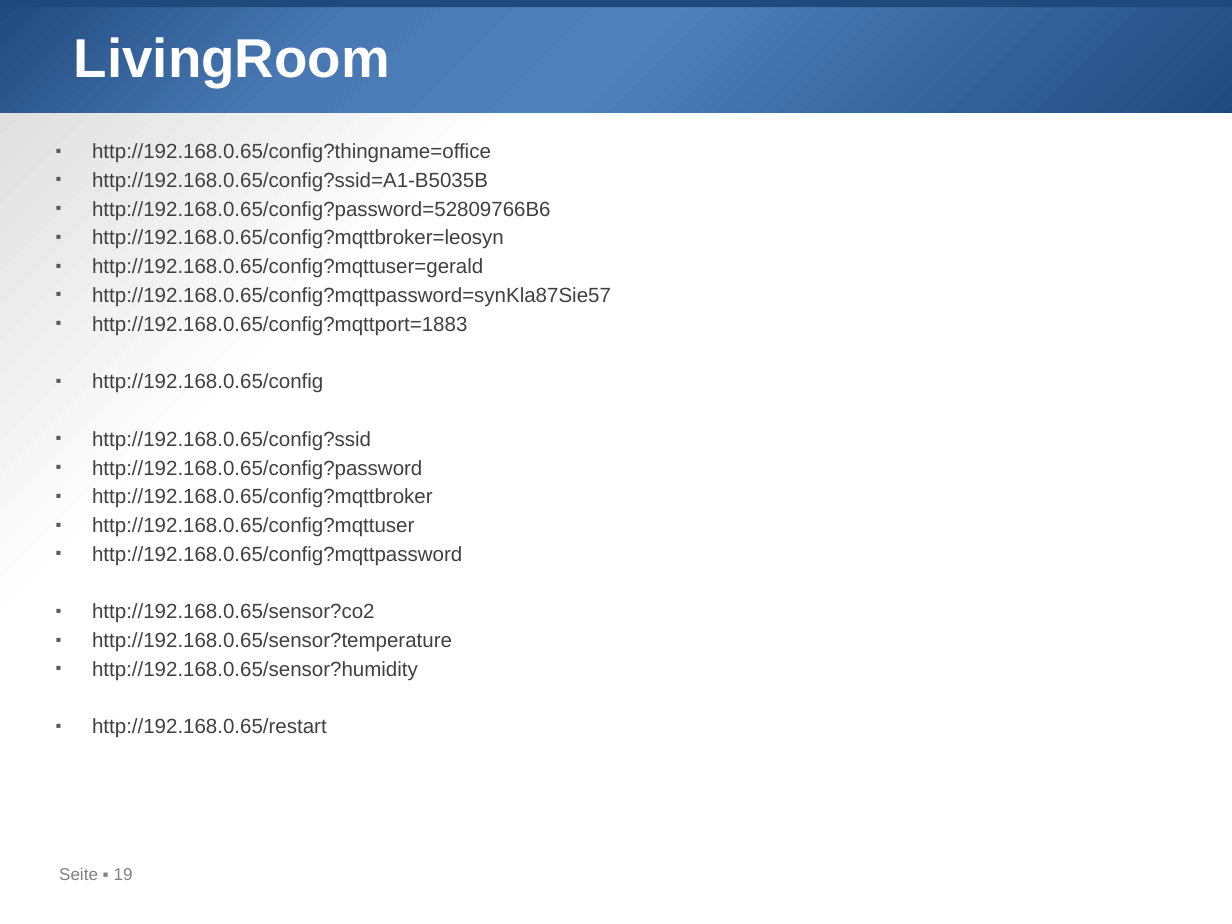
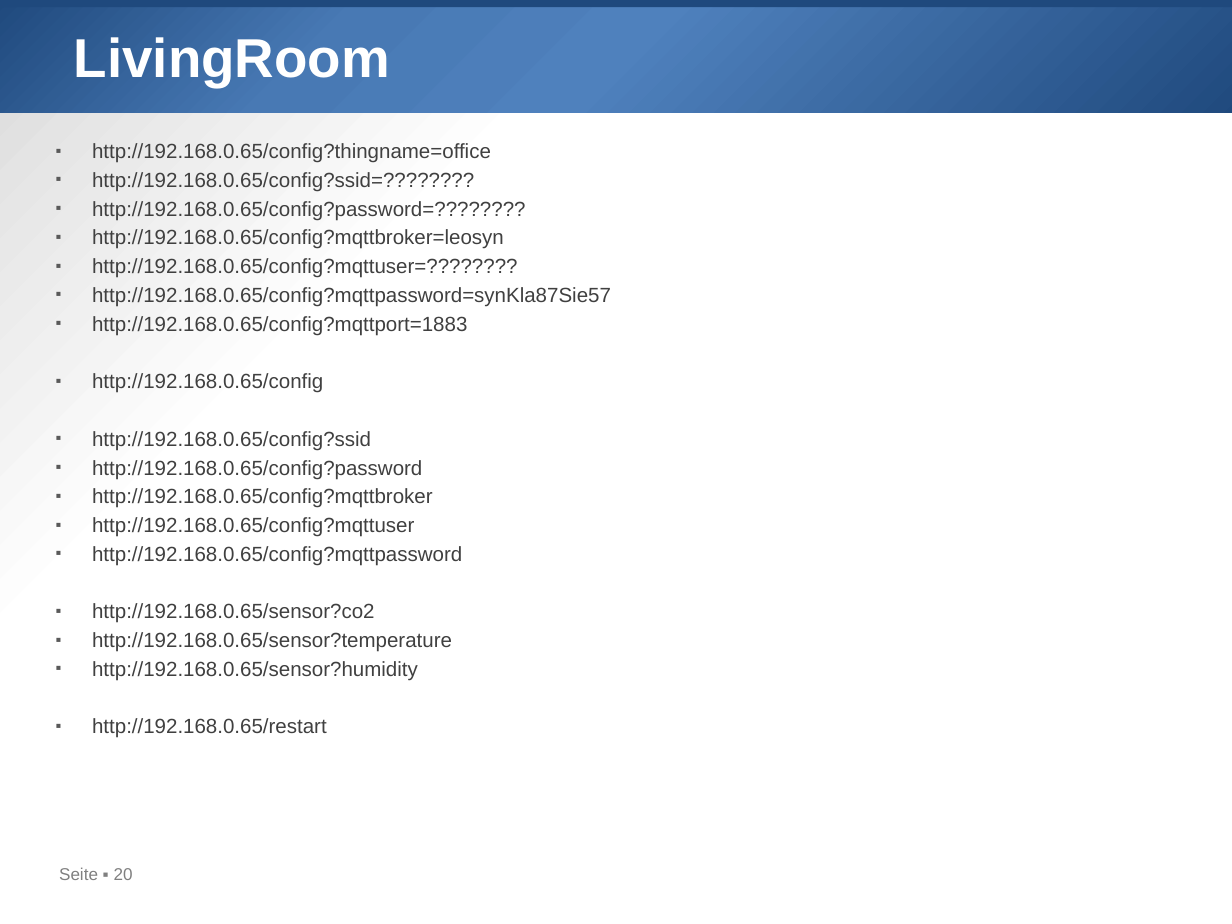
Before and after one commit to gkoe/myiot21, a slide deck: slide 20 of 001_Things.pptx (slide 19 before the commit). Drawn at 1232x924 pixels with LibreOffice and Linux fonts; fonts in the diff are those of the drawing. Boxes give left, top, right and bottom in pixels: in the first picture for what was removed or moved away, otherwise in the second. Text is boxed around its words. In the diff, an @@ line names an element or a change of style, - is before the commit and + after.

```diff
--- a/001_Things.pptx
+++ b/001_Things.pptx
@@ text at [92,172,525,221]: text changed @@
-▪ http://192.168.0.65/config?ssid=A1-B5035B
-▪ http://192.168.0.65/config?password=52809766B6
+▪ http://192.168.0.65/config?ssid=????????
+▪ http://192.168.0.65/config?password=????????
@@ text at [92,258,517,278]: text changed @@
-▪ http://192.168.0.65/config?mqttuser=gerald
+▪ http://192.168.0.65/config?mqttuser=????????
@@ page number at [59,867,133,880]: text changed @@
-Seite ▪ 19
+Seite ▪ 20
```
Also in this commit, not shown: 14 other slides changed, 1 slide added, 22 other files.
